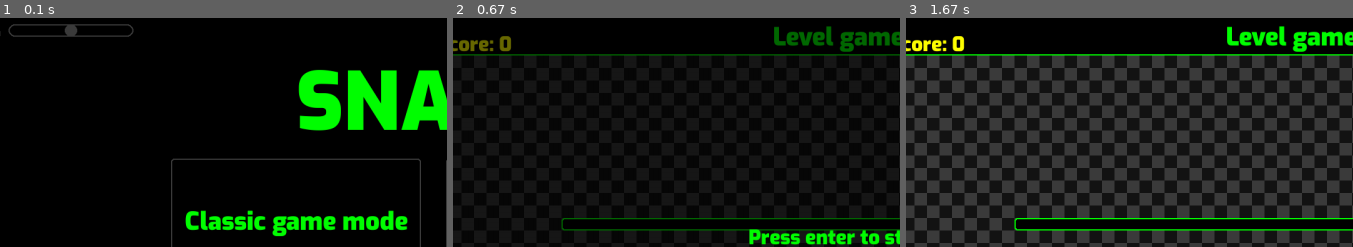
Above: before the commit, frames 1-3 (left to right).
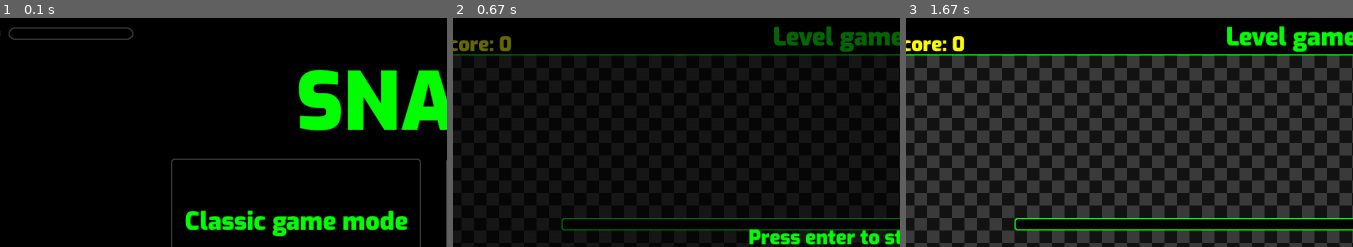
Above: after the commit, the same moments.

Repository: clemleri/Snake_pygame
Game: pygame game, started from Main.py
Same seed, same stepped clock (60 frames per second), same inputs: the game is played once before the commit and once after it.
Inputs (mouse positions are % of the whole screen's width and height, from its top left):
- Up to frame 1 (0.1 s): no input
- Up to frame 2 (0.67 s): click (36, 77) at 0.38 s
- Up to frame 3 (1.67 s): tap Enter at 0.67 s; hold Right 1.07-1.53 s; move the mouse to (68, 64) at 1.1 s; hold Up from 1.57 s (still down); move the mouse to (72, 38) at 1.6 s
The pictures show only the part of the screen within x 3-53%, y 0-50%; the shares and areas given below are measured in that part.

The runs differ from the first frame. In frame 1, 0.9% of the frame differs, in the area x 1-30%, y 2-10%; in frame 2, nothing differs; in frame 3, nothing differs.

Commit message:
setting sound almost working

Diff:
--- a/Main.py
+++ b/Main.py
@@ -72,12 +72,17 @@
       if sound_bool == True:
         mouse = pygame.mouse.get_pos()
         x_circle = mouse[0] - soustract_x
-        if 70 <= x_circle <= 250:
-          pygame.draw.rect(screen,color_black,(button_sound.x+2,button_sound.y+2,button_sound.width-4,button_sound.height-4),0,20)
-          circle((x_circle,y_circle),color_grey)
-          pygame.display.update((60,10,200,20))
-
-  return sound_bool,soustract_x
+        if x_circle < 70:
+          x_circle = 70
+        elif x_circle > 250:
+          x_circle = 250
+        pygame.draw.rect(screen,color_black,(button_sound.x+2,button_sound.y+2,button_sound.width-4,button_sound.height-4),0,20)
+        circle((x_circle,y_circle),color_grey)
+        game_volume = (x_circle-70)/18
+        set_volume_function(game_volume)
+        pygame.display.update((60,15,200,20))
+
+  return sound_bool,soustract_x,x_circle
 #------------------------------------function Game mode with the classic snake-------------------------------------
 def Snake_classic_function():
   obj_snake_classic.snake_interface()
@@ -276,7 +281,7 @@
 
 def circle(coord,color,radius=10):
   pygame.draw.circle(screen,color,coord,radius)
-(x_circle,y_circle) = (160,20)
+(x_circle,y_circle) = (160,25)
 
 button_Classic = Main_window(320,225,"Classic game mode",Snake_classic_function)
 button_Wall = Main_window(760,225,"Wall game mode",Snake_wall_function)
@@ -286,12 +291,8 @@
 lst_object_button = [button_Classic,button_Wall,button_Level,button_2_Players]
 
 button_quit = Main_window(760,425,"Quit",None)
-button_sound = Main_window(60,10,"",setting_sound,200,20,20)
-button_sound.draw_button()
-circle((x_circle,y_circle),color_grey)
-
-pygame.draw.circle(screen,color_grey,(27,25),20)
-screen.blit(image_volume,(10,10))
+
+button_sound = Main_window(60,15,"",setting_sound,200,20,20)
 
 #------------------------------------------function drawing the main window-----------------------------------------
 def draw_main_window(lst_object):
@@ -305,6 +306,12 @@
   screen.blit(font_normal_size.render('2 players', True, color_green),(870,505))
   screen.blit(font_normal_size.render('game mode', True, color_green),(850,555))
 
+  button_sound.draw_button()
+  circle((game_volume*18+7,y_circle),color_grey)
+
+  pygame.draw.circle(screen,color_grey,(27,25),20)
+  screen.blit(image_volume,(10,10))
+
   pygame.display.update()
 
 # Definition of the frame per second of the game
@@ -314,17 +321,17 @@
 pygame.display.update()
 
 #-----------------------------------------------Main loop of the game-----------------------------------------------
-def main_loop(running,lst_object,sound_boolean,soustract_x):
+def main_loop(running,lst_object,sound_boolean,soustract_x,x_circle):
   draw_main_window(lst_object_button)
   while running:
     clock.tick(FPS)
     mouse = pygame.mouse.get_pos()
     for event in pygame.event.get():
-      sound_boolean, soustract_x = setting_sound(event,x_circle,y_circle,sound_boolean,soustract_x)
+      sound_boolean, soustract_x, x_circle = setting_sound(event,x_circle,y_circle,sound_boolean,soustract_x)
       if event.type == pygame.QUIT:
         running = False
       for object in lst_object:
         if object.hover_button(mouse) == True:
           object.click_button()
 
-main_loop(True,lst_object_button,False,0)
+main_loop(True,lst_object_button,False,0,x_circle)
--- a/Variable.py
+++ b/Variable.py
@@ -23,7 +23,6 @@
 image_volume = pygame.image.load('Assets/Images/volume.png')
 
 
-game_volume = 0.2
 
 death_sound_effect = pygame.mixer.Sound('Assets/Sound_effect/Death_sound_effect.wav')
 food_sound_effect = pygame.mixer.Sound('Assets/Sound_effect/Food_sound_effect.wav')
@@ -31,10 +30,13 @@
 background_theme = pygame.mixer.Sound('Assets/Sound_effect/Background_theme.wav')
 succes_level_sound_effect =  pygame.mixer.Sound('Assets/Sound_effect/succes_level_sound_effect.wav')
 
-death_sound_effect.set_volume(game_volume)
-food_sound_effect.set_volume(game_volume)
-click_button_sound_effect.set_volume(game_volume)
-background_theme.set_volume(game_volume)
+game_volume = 0.5
+def set_volume_function(volume):
+    death_sound_effect.set_volume(volume)
+    food_sound_effect.set_volume(volume)
+    click_button_sound_effect.set_volume(volume)
+    background_theme.set_volume(volume)
+set_volume_function(game_volume)
 
 screen = pygame.display.set_mode((WIDTH, HEIGHT))
 
